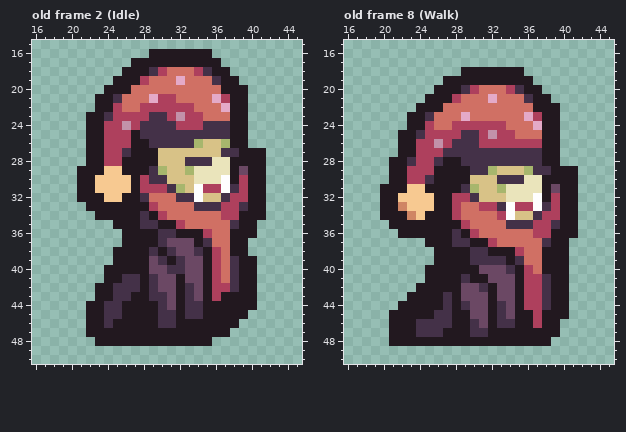
Edited in one commit: pixel-art file (Assets/Art/Sprites/player/vampire_animations.aseprite). Above, as it was before the edit.
64x64 pixels, 13 frames. Shown: old frame 2 (Idle): x 16..45, y 15..50; old frame 8 (Walk): x 16..45, y 15..50. The commit also changed other frames, which this record leaves out.
After:
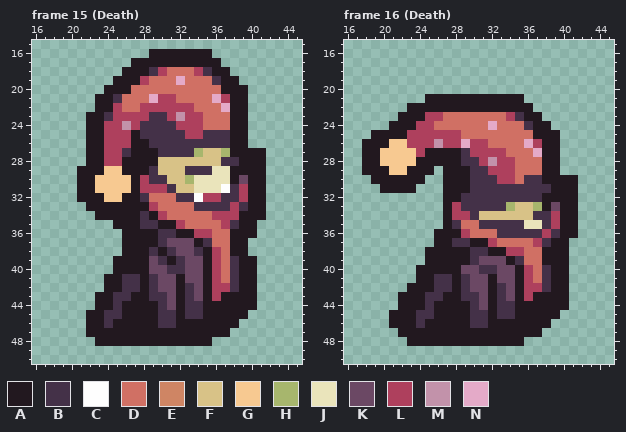
Palette (. is transparent): A #22181f  B #443148  C #fefefe  D #d07064  E #cf8564  F #d8c287  G #f7c991  H #a7b66d  J #eae4bb  K #6b4864  L #ae405d  M #c292aa  N #e4aac8
A new or re-ordered frame is compared with the old frame closest to it.
Commit: Added Death Animation to vampire_animations
Edits made:
frames 13 -> 21
Changed rows in their new state; - is an unchanged pixel.
Frame 15 (Death) is new; against old frame 2 (Idle):
first column x 22:
24 -------------DDD--
25 -----------LL-----
26 ------------BBBB--
27 --------BBBBH--HA-
28 -----------FFFFBB-
29 --------F--BBB---A
30 -----------H---J-K
31 ----------F-JJJ---
32 -------------LL-B-
33 ---------------B--
34 --------------L---
35 ---------------L--
36 ------------L-----
38 ---.--------------
40 --.---------------
42 -.-A--------------
44 .-A---------------
Frame 16 (Death) is new; against old frame 8 (Walk):
first column x 18:
18 -----------.......------
19 ---------..........-----
20 --------............----
21 ----------AAAAAAAA...---
22 -----A---AAAAAAAAAA...--
23 ----A--LL--D----LBAA..--
24 ---AA-L---DDDDND--BA-.--
25 -AAA-LL----DDDDDD--A----
26 AAAGGL----LNL-DDDDN-----
27 AAGGGG-AAAA-LLLLDDDN----
28 AAGGGGAAA----LMLLDDD----
29 AAAGGAAA.-----LLLDDDA-..
30 -AA--AA..---BBBLLDBB----
31 -----A...--ABBBBBBBBBA--
32 --.......-AB-BBBBBBB-A--
33 --.......--BBBB-HFFHAK--
34 --.......--LBFFFF---B---
35 ---......-BD-BBB--JJBL--
36 ----....--ALD--BBBBB-B--
37 -------.-----------L----
38 -------A--------L-------
39 -------A-----KKK--------
40 ------A----KKBB-K---B---
41 ------A-BB--KKA----D----
42 -----A--BB-B-K-B--------
43 ----A--BBA-BB--B---AA---
44 -------B-A-AB---B-AAA---
45 ------BBAA--BB--B--A--.-
46 -------AAA---B-AA--A-.--
47 ---.--AAA---AA------..--
48 ---..-------------...---
Where, in picture pixels (left, top, right, bottom), the same in both pictures:
changed: (158, 121, 248, 238)
changed: (86, 247, 122, 310)
changed: (362, 67, 578, 346)
